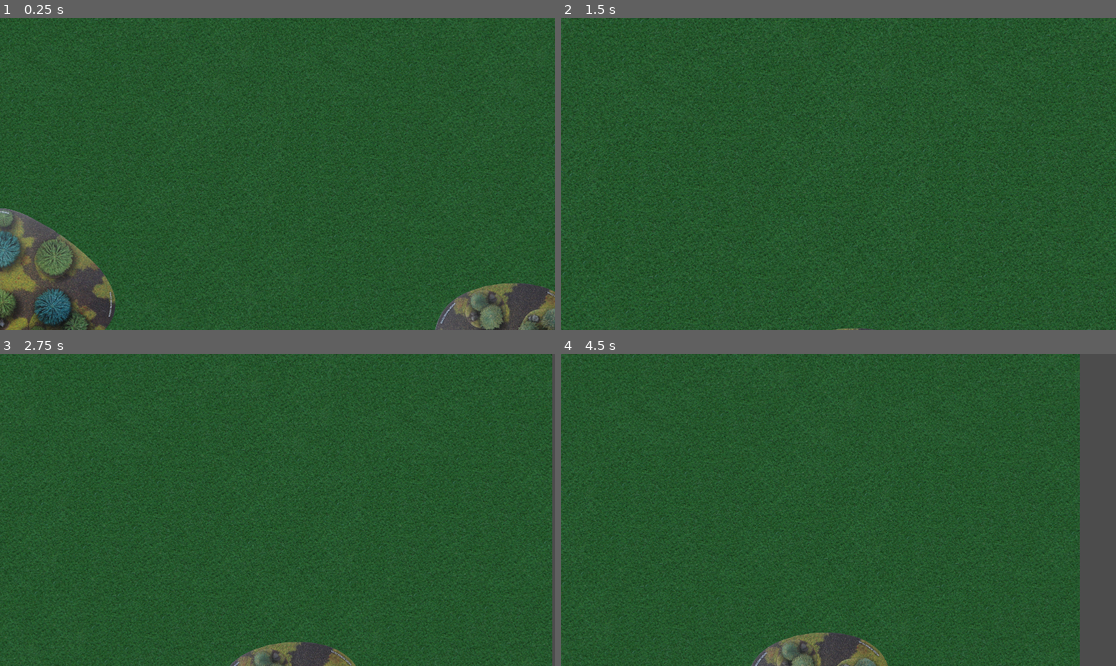
Above: before the commit, frames 1-4 (two rows, left to right).
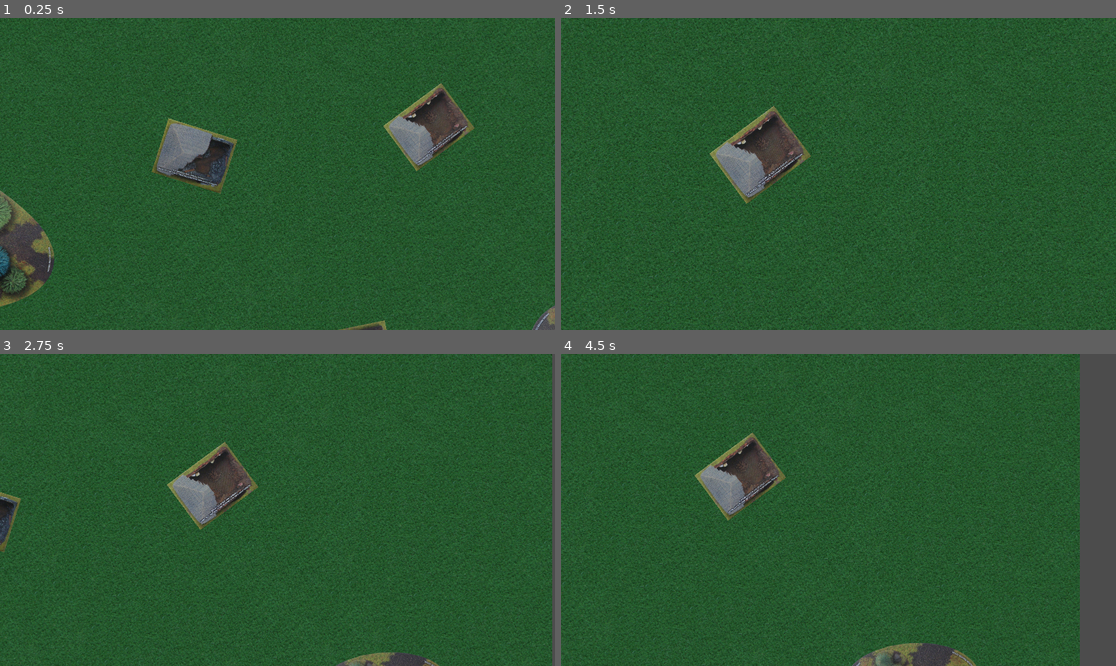
Above: after the commit, the same moments.

Repository: raulh39/Tanks2d
Game: Godot game, scene res://Scenes/Main.tscn
Two runs of this game, one before a commit and one after it. Both use one fixed random seed, a clock stepped at 60 frames per second and the inputs below.
Inputs (mouse positions are in pixels of both pictures, inside the frame that each line leads up to):
- Up to frame 1 (0.25 s): no input
- Up to frame 2 (1.5 s): tap Enter at 0.5 s; move the mouse to (960, 158) at 0.52 s; hold Middle mouse button (cam_drag) 0.53-1.28 s; tap Space at 1.25 s; move the mouse to (727, 189) at 1.27 s; tap Mouse wheel up (cam_zoom_in) at 1.35 s
- Up to frame 3 (2.75 s): tap Enter at 2 s; move the mouse to (333, 441) at 2.02 s; tap Mouse wheel down (cam_zoom_out) at 2.1 s
- Up to frame 4 (4.5 s): tap Space at 2.75, 4.25 s; move the mouse to (810, 572) at 2.77 s; tap Middle mouse button (cam_drag) at 2.85 s; tap Enter at 3.5 s; move the mouse to (1005, 556) at 3.52 s; tap Mouse wheel up (cam_zoom_in) at 3.6 s; move the mouse to (672, 463) at 4.27 s; tap Mouse wheel down (cam_zoom_out) at 4.35 s

The runs differ from the first frame. In frame 1, 13% of the frame differs, in the area x 0-100%, y 20-100%; in frame 2, 2.9%; in frame 3, 4.5%; in frame 4, 5.2%.

Commit message:
Add buildings

Diff:
--- /dev/null
+++ b/Scenes/Buildings/house_size_01.tscn
@@ -0,0 +1,10 @@
+[gd_scene format=2]
+
+[node name="house_size_01" type="Sprite"]
+scale = Vector2( 0.5, 0.5 )
+
+[node name="Area_house_size_01" type="Area2D" parent="."]
+collision_layer = 4
+
+[node name="CollisionPolygon2D" type="CollisionPolygon2D" parent="Area_house_size_01"]
+polygon = PoolVector2Array( -249.262, -195.014, 247.274, -193.654, 248.635, 194.053, -250.623, 194.053 )
--- a/Scenes/Map.tscn
+++ b/Scenes/Map.tscn
@@ -1,8 +1,13 @@
-[gd_scene load_steps=4 format=2]
+[gd_scene load_steps=9 format=2]
 
 [ext_resource path="res://Assets/Terrain/terrain_00_bg.jpg" type="Texture" id=1]
 [ext_resource path="res://Scenes/Woods/Woods01.tscn" type="PackedScene" id=2]
 [ext_resource path="res://Scenes/Woods/Woods02.tscn" type="PackedScene" id=3]
+[ext_resource path="res://Scenes/Buildings/house_size_01.tscn" type="PackedScene" id=4]
+[ext_resource path="res://Assets/Buildings/house_01.png" type="Texture" id=5]
+[ext_resource path="res://Assets/Buildings/house_02.png" type="Texture" id=6]
+[ext_resource path="res://Assets/Buildings/house_04.png" type="Texture" id=7]
+[ext_resource path="res://Assets/Buildings/house_05.png" type="Texture" id=8]
 
 [node name="Map" type="Node2D"]
 
@@ -13,8 +18,27 @@
 region_rect = Rect2( 0, 0, 3364, 3364 )
 
 [node name="Woods01" parent="." instance=ExtResource( 2 )]
-position = Vector2( 766.895, 1464.07 )
+position = Vector2( 555.186, 1308.28 )
 
 [node name="Woods02" parent="." instance=ExtResource( 3 )]
-position = Vector2( 2414.77, 1761.96 )
+position = Vector2( 2738.32, 1797.91 )
 rotation = -0.991188
+
+[node name="house_01" parent="." instance=ExtResource( 4 )]
+position = Vector2( 1378.1, 1026.59 )
+rotation = 0.304303
+texture = ExtResource( 5 )
+
+[node name="house_02" parent="." instance=ExtResource( 4 )]
+position = Vector2( 1202.35, 2089.13 )
+texture = ExtResource( 6 )
+
+[node name="house_04" parent="." instance=ExtResource( 4 )]
+position = Vector2( 1965.3, 1737.61 )
+rotation = 1.37053
+texture = ExtResource( 7 )
+
+[node name="house_05" parent="." instance=ExtResource( 4 )]
+position = Vector2( 2188.99, 926.726 )
+rotation = -0.6372
+texture = ExtResource( 8 )
